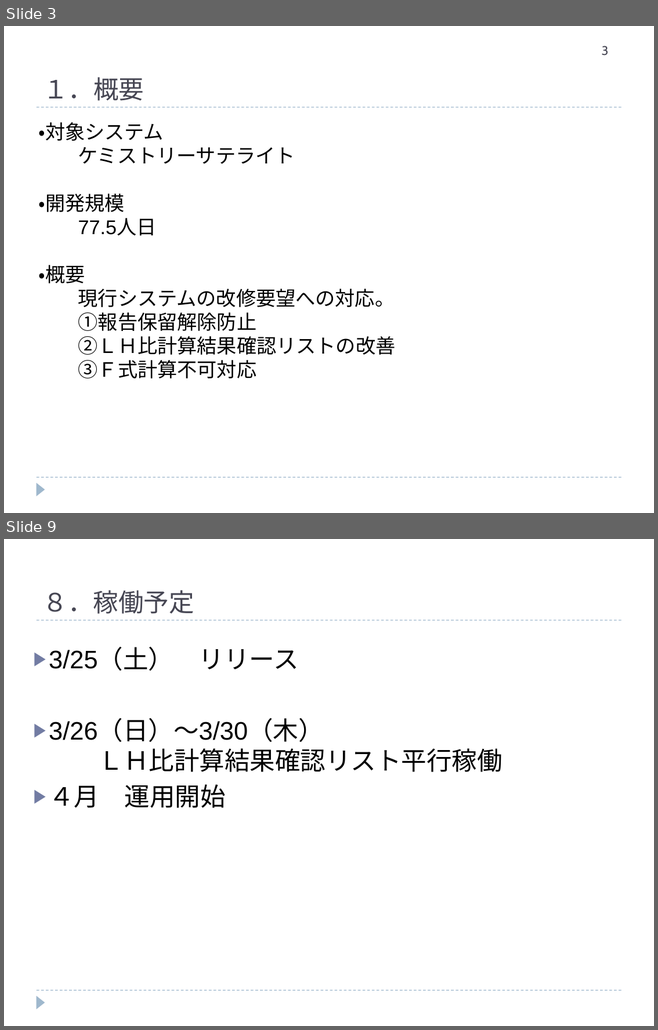
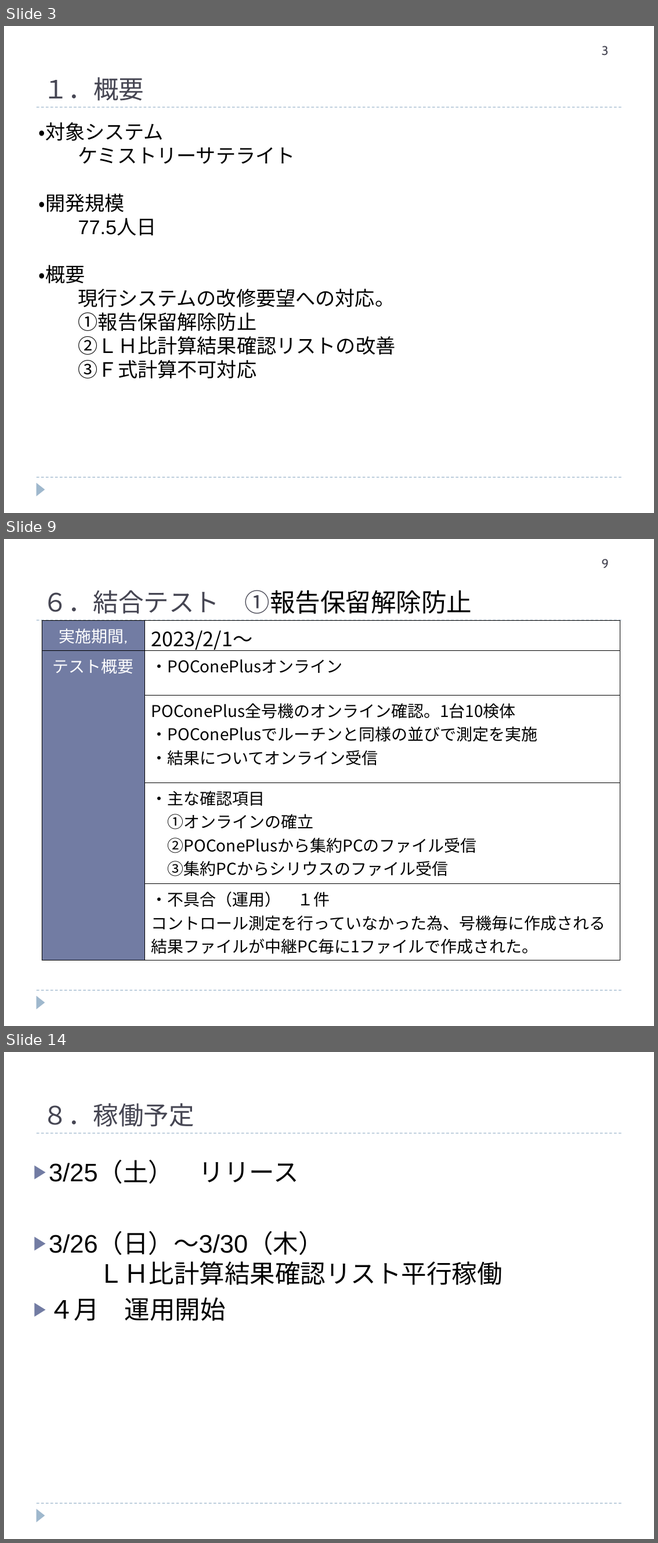
Before and after one commit to hanyutatsuya/Chemistory, a slide deck: 次期システム対応/レビュー/ケミストリー次期先行対応.ppt. Shown one above the other, each under a label of ours: slides 3 and 9 before the commit, slides 3, 9 and 14 after it; the slides between them are not shown. The pictures are 658x1030 and 658x1543 pixels, drawn with LibreOffice and Linux fonts; fonts in the diff are those of the drawing. Boxes give left, top, right and bottom in pixels: in the first picture for what was removed or moved away, otherwise in the second. Text is boxed around its words. In the diff, an @@ line names an element or a change of style, - is before the commit and + after.

```diff
--- a/次期システム対応/レビュー/ケミストリー次期先行対応.ppt
+++ b/次期システム対応/レビュー/ケミストリー次期先行対応.ppt
@@ slide 9 added at (x1=4, y1=539, x2=654, y2=1026), background #FFFFFF; not listed: 3 template elements that a slide beside it also shows @@
@@ page number added at (x1=601, y1=559, x2=608, y2=568), 14 pt, text #464653 @@
+9
@@ text added at (x1=43, y1=590, x2=472, y2=614), 28 pt, text #464653 @@
+６．結合テスト ①報告保留解除防止
@@ table added at (x1=42, y1=620, x2=619, y2=960), 5 rows, 2 columns @@
+実施期間, | 2023/2/1～
+テスト概要 | ・POConePlusオンライン
+ | POConePlus全号機のオンライン確認。1台10検体 / ・POConePlusでルーチンと同様の並びで測定を実施 / ・結果についてオンライン受信
+ | ・主な確認項目 / ①オンラインの確立 / ②POConePlusから集約PCのファイル受信 / ③集約PCからシリウスのファイル受信
+ | ・不具合（運用） １件 / コントロール測定を行っていなかった為、号機毎に作成される結果ファイルが中継PC毎に1ファイルで作成された。
@@ what was slide 9 is now slide 14 @@
```
Also in this commit, not shown: 4 slides changed, 6 other slides added, 2 slides removed.
